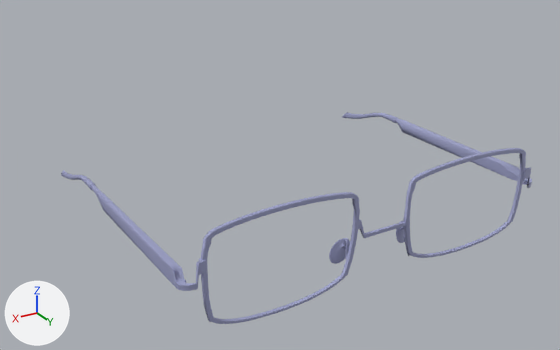
Before and after pictures for a commit that changed the FBX model app/sampledata/m10.fbx.
The view is the same before and after, from a 50 mm camera at (0.16, 0.256, 0.157) aimed at (-0.004, -0.017, 0.02). Every picture has the same lights, and +X, +Y and +Z are marked at lower left. Where no turn or scale is listed for an object, it has been applied to the vertices.

The first picture shows '_Metal_Frame_Reading_Glasses_V2_Max2011_iterations_2:_Metal_Frame_Reading_Glasses_Spectacle_Frame'.
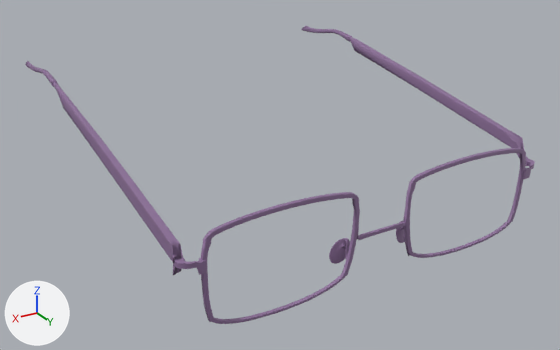
Changed parts and their boxes (x1, y1, x2, y2) in the pictures (560 x 350 px; the box of a moved part takes in the faces that stretch with it):
'_Metal_Frame_Reading_Glasses_V2_Max2011_iterations_2:_Metal_Frame_Reading_Glasses_Spectacle_Frame', recoloured, reshaped (blue to purple, 8% wider, 40% taller): before (61, 112, 532, 324); after (25, 26, 535, 324)
part 1 of me_mesh, moved or reshaped: before (61, 170, 96, 190); after (25, 61, 57, 87)
part 2 of me_mesh, moved or reshaped: before (342, 112, 397, 123); after (301, 26, 352, 42)
part 3 of me_mesh, moved or reshaped: before (91, 184, 199, 291); after (53, 81, 199, 275)
part 4 of me_mesh, moved or reshaped: before (395, 118, 532, 188); after (349, 37, 535, 173)
part 5 of me_mesh, moved or reshaped: before (352, 220, 365, 238); after (352, 222, 365, 240)

The edits, one by one:
Material 'phongE1' (mat_phonge1) is new.
Its base color is (0.271, 0.165, 0.324) (purple #8e719a).
Its roughness is 0.553.
me_mesh is used by ob_metal_frame_reading_glasses_v2_max2011_iterations_2__metal_frame_reading_glasses_spectacle_frame; location (-0.0004, -0.0069, 0.0171).
me_mesh had 22962 vertices, 22944 faces and spanned x -0.081..0.079, y -0.067..0.069, z -0.011..0.031.
me_mesh no longer uses material mat_phonge2 (blue #9c9fc6).
me_mesh now has 22962 vertices, 22944 faces and spans x -0.081..0.079, y -0.109..0.069, z -0.011..0.048.
me_mesh part 1: the loose piece of 834 vertices spanning x 0.077..0.079, y -0.065..-0.019, z 0.001..0.014 is turned -11 degrees about the x axis through its middle, then moved by (0.0, -0.042, 0.037).
me_mesh part 2: the loose piece of 834 vertices spanning x -0.079..-0.077, y -0.067..-0.021, z 0.001..0.014 is turned -9.3 degrees about the x axis through its middle, then moved by (0.0, -0.042, 0.036).
me_mesh part 3: 3854 of 22962 vertices moved; they spanned x 0.072..0.079, y -0.019..0.068, z 0.007..0.016 and now span x 0.072..0.079, y -0.061..0.068, z 0.013..0.046; mean shift (0.0, -0.007, 0.011); largest move (0.078, -0.019, 0.011) -> (0.078, -0.061, 0.044).
me_mesh part 4: 3733 of 22962 vertices moved; they spanned x -0.081..-0.076, y -0.021..0.067, z 0.008..0.015 and now span x -0.081..-0.075, y -0.062..0.067, z 0.017..0.046; mean shift (0.0, -0.007, 0.012); largest move (-0.078, -0.016, 0.008) -> (-0.078, -0.058, 0.04).
me_mesh part 5: 148 of the vertices in x 0.009..0.012, y 0.066..0.067, z 0.013..0.017 are scaled about their middle by (1, 1, 0.195), then moved by (0.0, 0.0, -0.005).
me_mesh now uses material mat_phonge1 (purple #8e719a).
